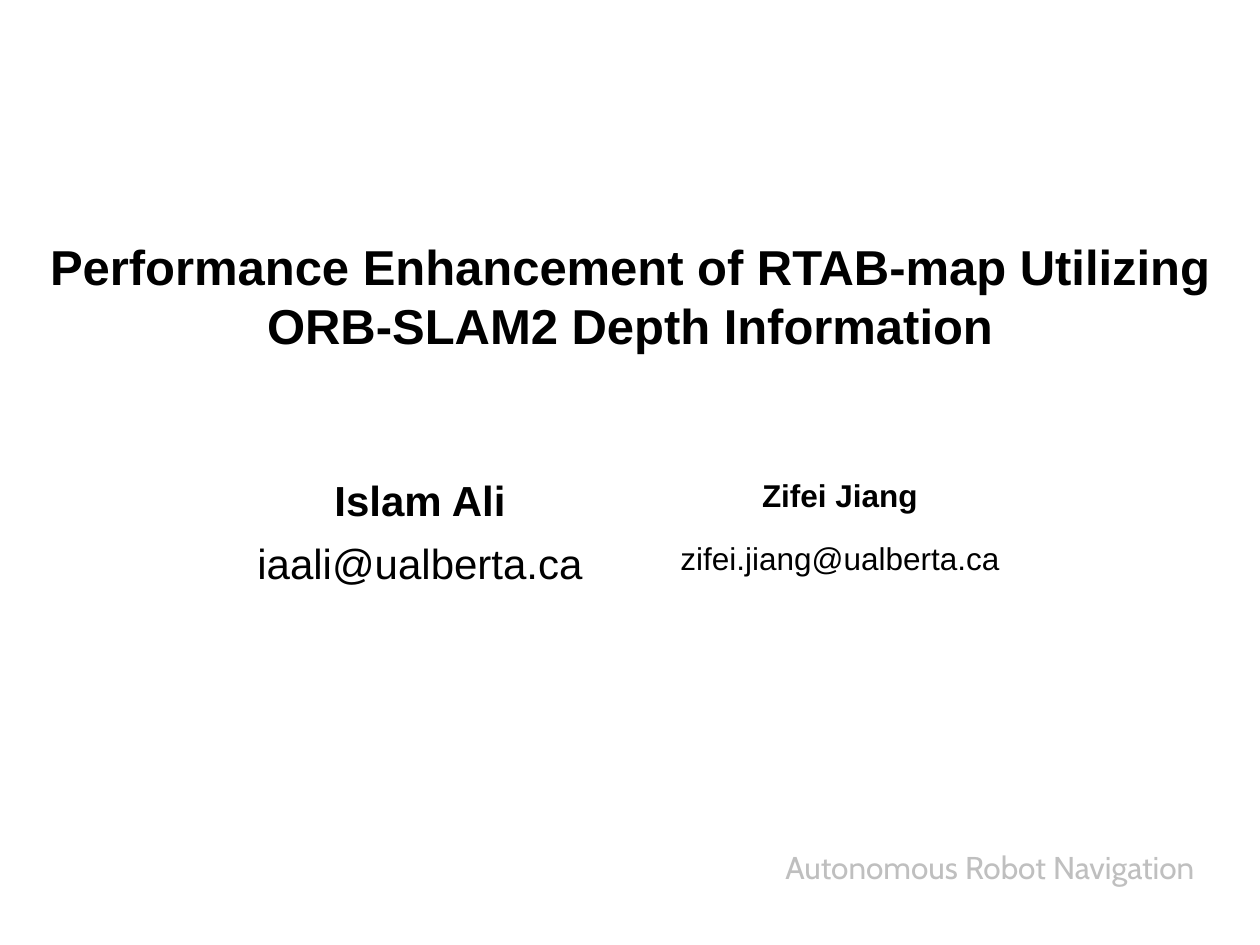
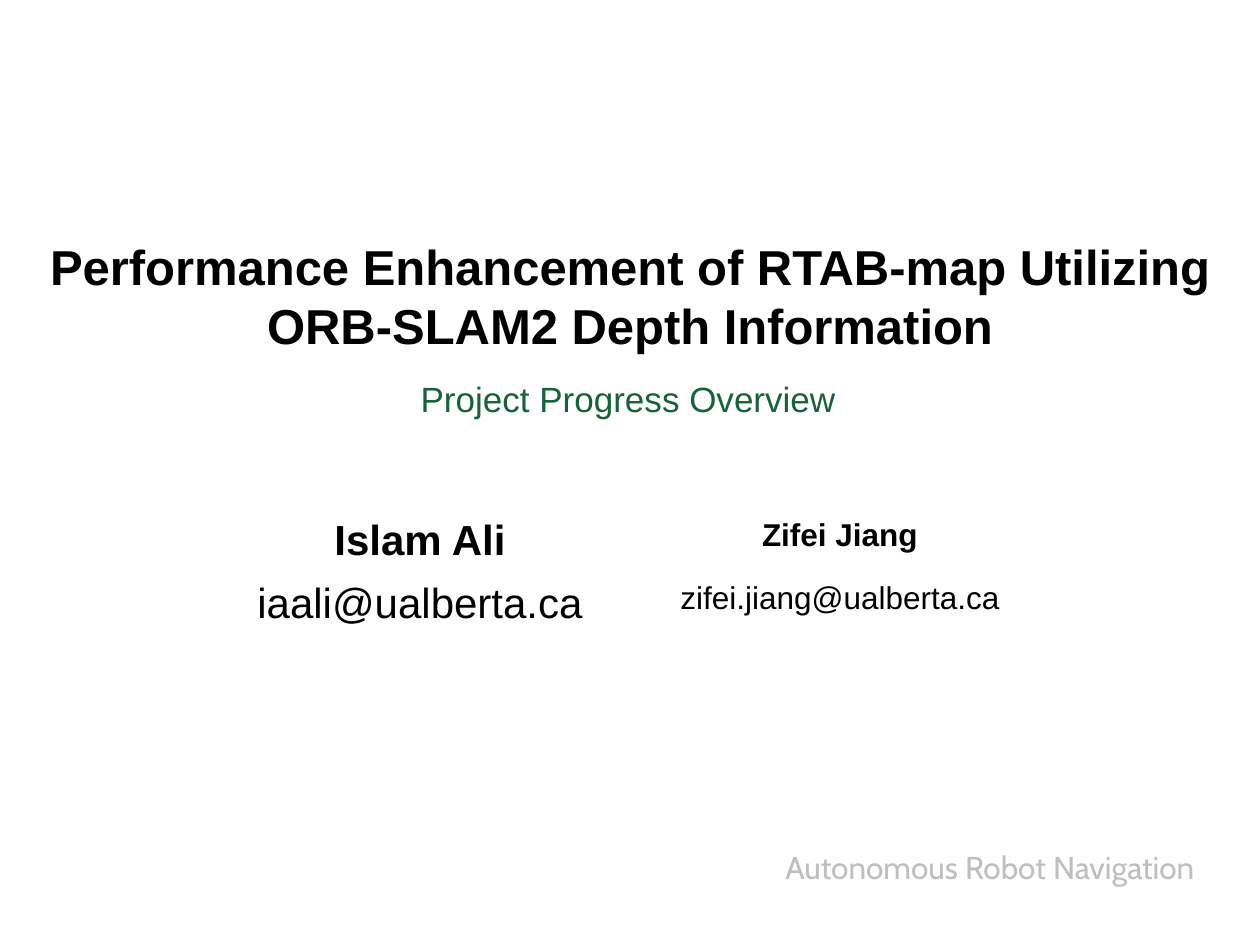
Before and after one commit to IslamAAli/ORBSLAM_RTABmap, a slide deck: slide 1 of Presentation_2/CMPUT631-ProjectProgress-V0P1.pptx. Drawn at 1260x945 pixels with LibreOffice and Linux fonts; fonts in the diff are those of the drawing; background and template pictures are left out. Boxes give left, top, right and bottom in pixels: in the first picture for what was removed or moved away, otherwise in the second. Text is boxed around its words. In the diff, an @@ line names an element or a change of style, - is before the commit and + after.

```diff
--- a/Presentation_2/CMPUT631-ProjectProgress-V0P1.pptx
+++ b/Presentation_2/CMPUT631-ProjectProgress-V0P1.pptx
@@ text added at [421,386,835,419], 20 pt, text #176238 @@
+Project Progress Overview
@@ table: place and size @@
-table at [210,472,1050,589]
+table at [210,512,1050,628]
```
Also in this commit, not shown: 2 other slides changed, 13 slides added, 13 slides removed.
